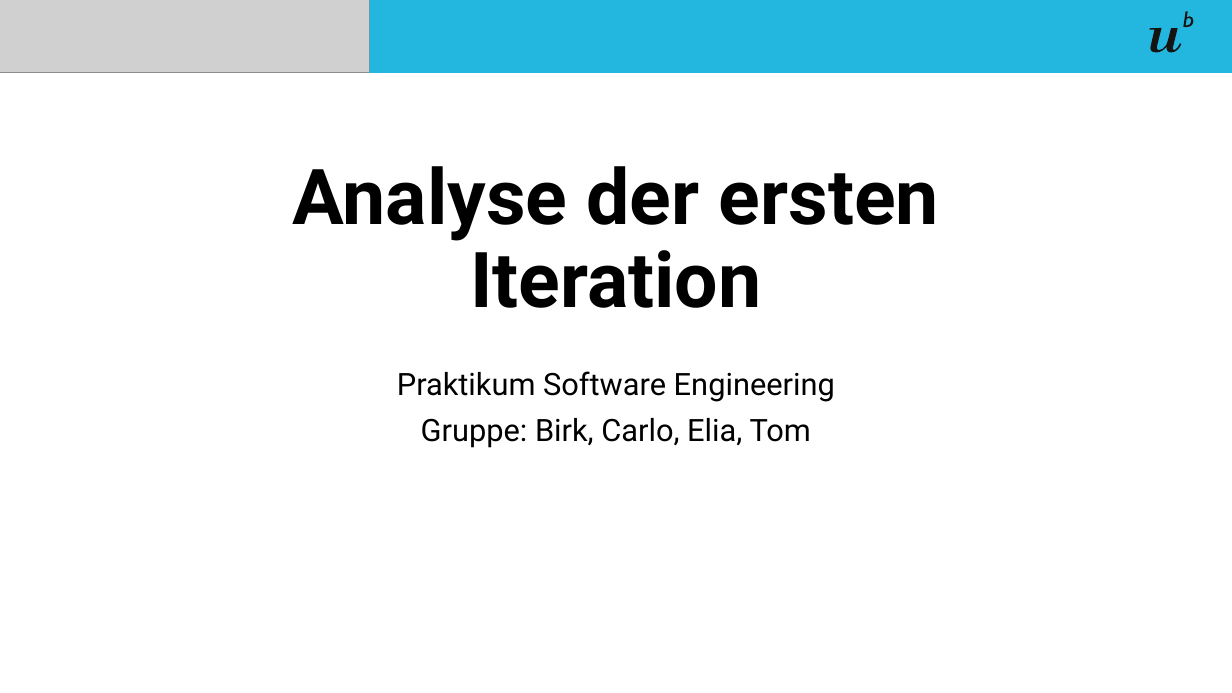
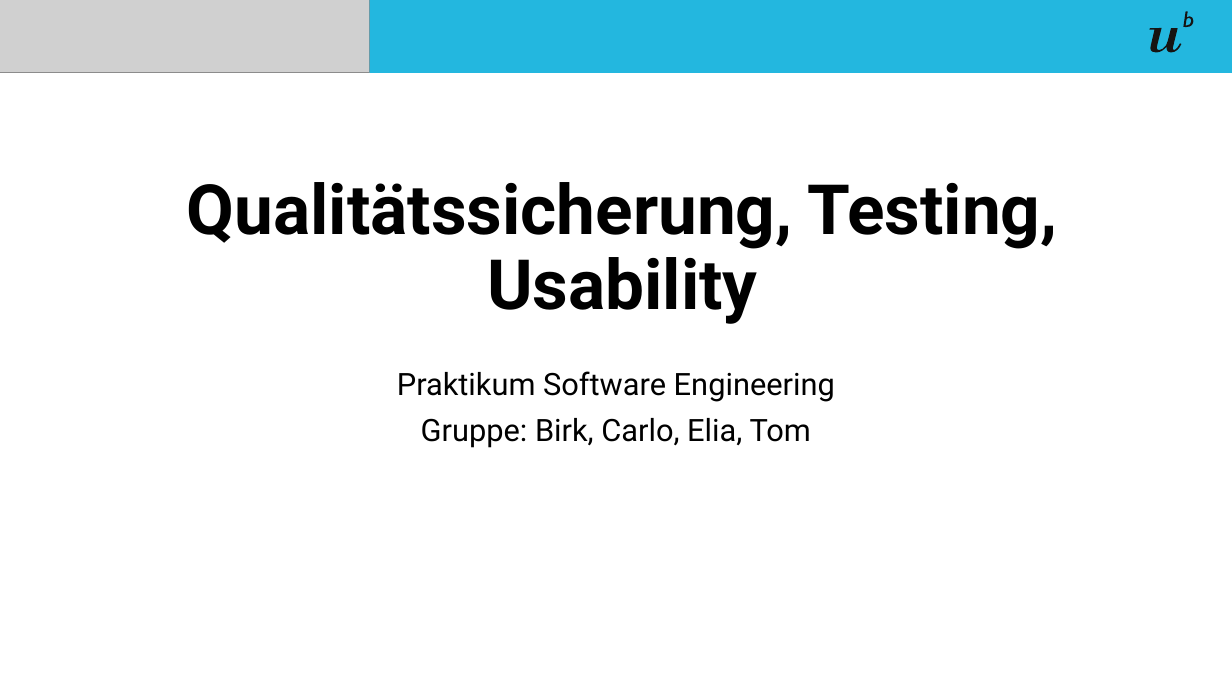
Before and after one commit to Skouldog/SwissDRG-documentation, a slide deck: slide 1 of Präsentationen/Analyse1.pptx. Drawn at 1232x693 pixels with LibreOffice and Linux fonts; fonts in the diff are those of the drawing; grey boxes stand for pictures. Boxes give left, top, right and bottom in pixels: in the first picture for what was removed or moved away, otherwise in the second. Text is boxed around its words. In the diff, an @@ line names an element or a change of style, - is before the commit and + after.

```diff
--- a/Präsentationen/Analyse1.pptx
+++ b/Präsentationen/Analyse1.pptx
@@ title at bbox=[187, 182, 1058, 324]: text changed; size 60 to 54 pt @@
-Analyse der ersten Iteration
+Qualitätssicherung, Testing, Usability
```
Also in this commit, not shown: 1 other slide changed, 3 slides removed, 1 other file.
